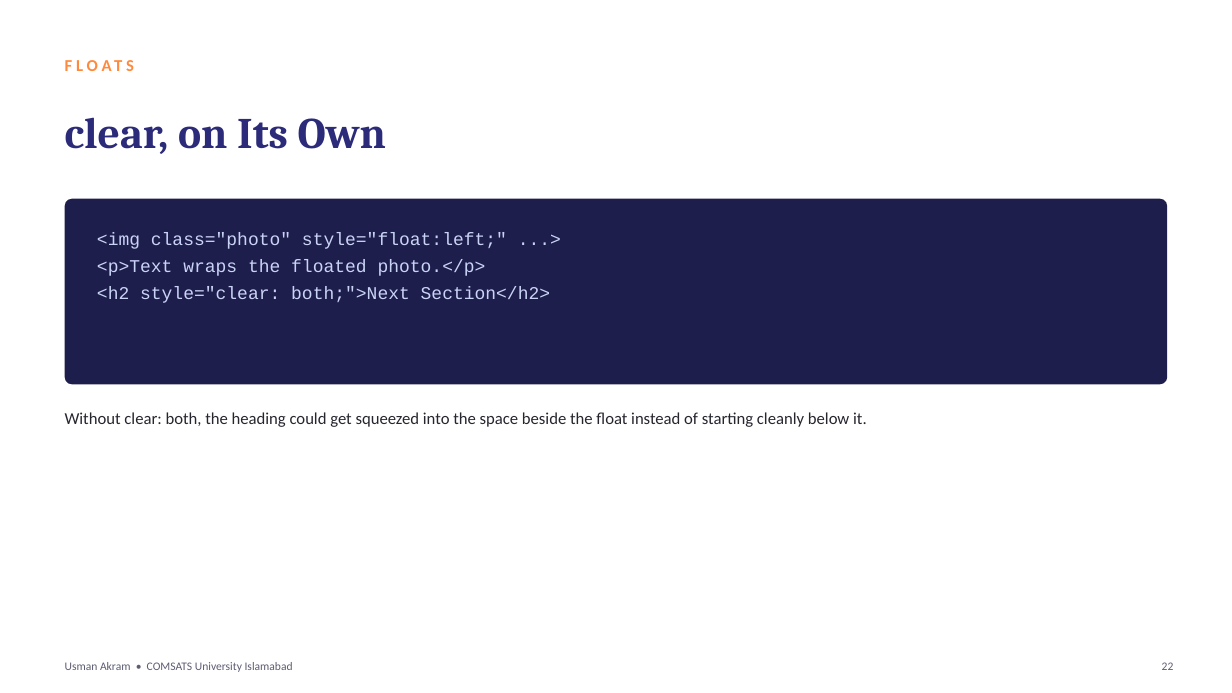
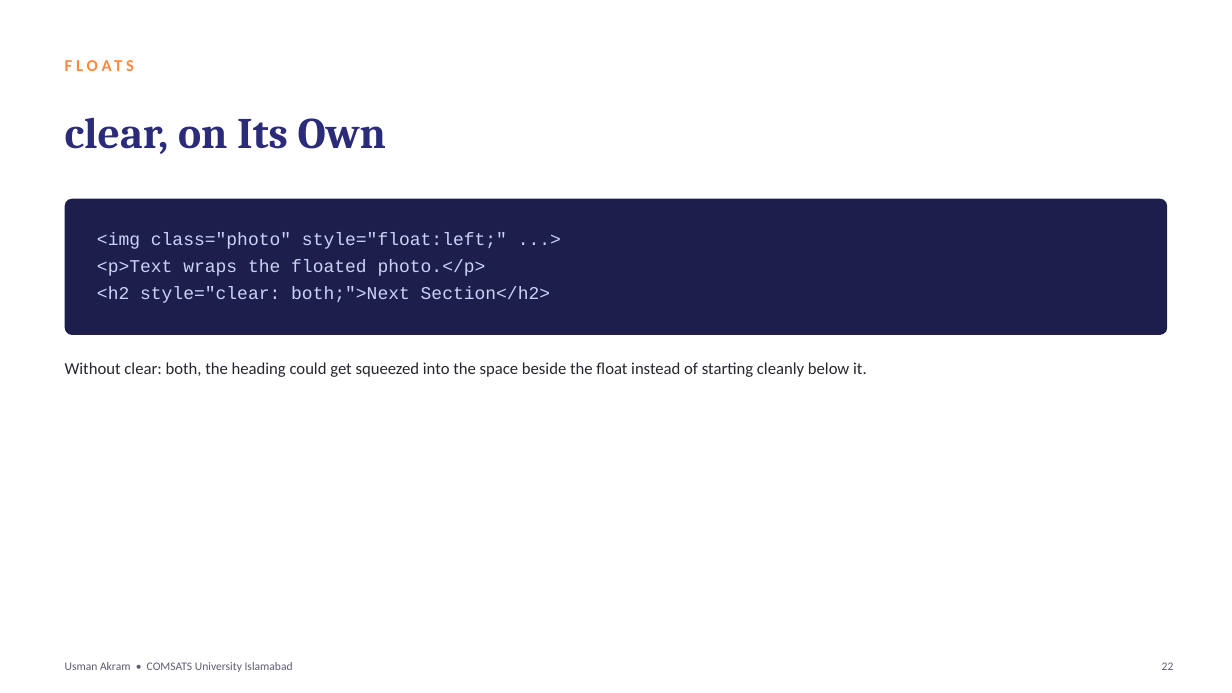
Before and after one commit to mua22/mern-web-book, a slide deck: slide 22 of slides/CSC336-Lecture-07-CSS-Positioning-and-Stacking.pptx. Drawn at 1232x693 pixels with LibreOffice and Linux fonts; fonts in the diff are those of the drawing. Boxes give left, top, right and bottom in pixels: in the first picture for what was removed or moved away, otherwise in the second. Text is boxed around its words. In the diff, an @@ line names an element or a change of style, - is before the commit and + after.

```diff
--- a/slides/CSC336-Lecture-07-CSS-Positioning-and-Stacking.pptx
+++ b/slides/CSC336-Lecture-07-CSS-Positioning-and-Stacking.pptx
@@ rounded rectangle: place and size @@
-rounded rectangle at (65,199,1167,384)
+rounded rectangle at (65,199,1167,335)
@@ rounded rectangle at (65,199,1167,335): proportions changed @@
@@ text "Without clear: both, the heading ...": place and size @@
-text "Without clear: both, the heading ..." at (65,412,867,427)
+text "Without clear: both, the heading ..." at (65,362,867,377)
```
Also in this commit, not shown: 13 other slides changed, 2 other files.
